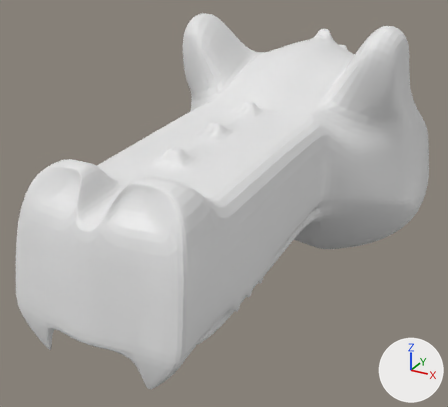
The Blender file Disseny de personatges i animacio/Personaje (Cocodrilo)/personaje.blend, before and after one commit.
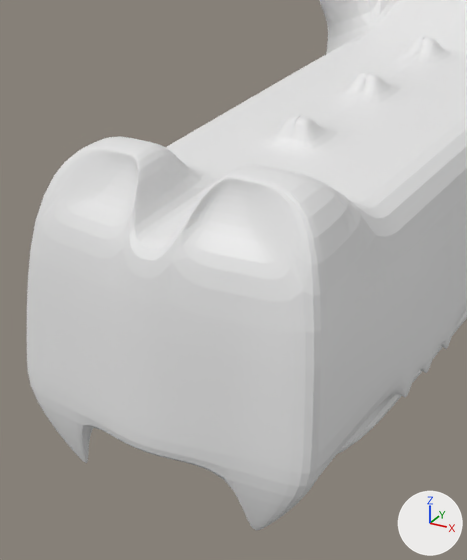
Each version is shown whole from a 50 mm camera at (0.642, -1.693, 4.856) aimed at (-0.085, -0.372, 4.196), then close up on the part from 0% to 61% of the width and 20% to 100% of the height. The lights are fixed; the arrows at lower right show +X, +Y and +Z.

In view in the first close-up: 'Roundcube.002'.
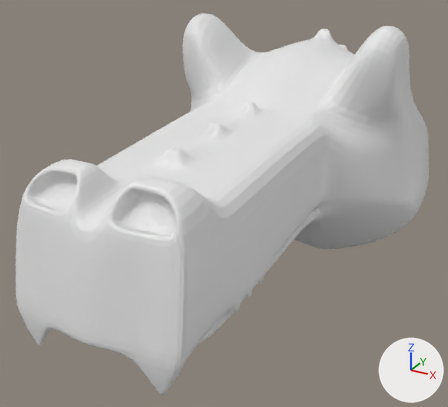
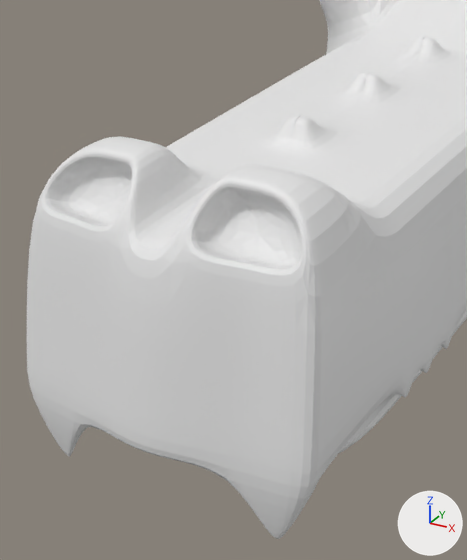
Pixel boxes [x1, y1, x2, y2] of what changed, in the close-ups (467 x 560 px; the box of a moved part takes in the faces that stretch with it):
'Roundcube.002', reshaped: before [27, 0, 467, 530]; after [27, 0, 467, 539]
part 1 of me_roundcube_002, built on: before [40, 150, 303, 302]; after [33, 149, 310, 306]
part 2 of me_roundcube_002, moved or reshaped: before [38, 402, 306, 530]; after [35, 401, 313, 539]

The change, as a diff of the scene's bpy script:
```diff
--- a/Disseny de personatges i animacio/Personaje (Cocodrilo)/personaje.blend.py
+++ b/Disseny de personatges i animacio/Personaje (Cocodrilo)/personaje.blend.py
@@ me_roundcube_002 @@
 # used by ob_roundcube_002; location = (0.0, 0.0, 4.23); scale = (0.527, 0.527, 0.527)
 # verts and faces of me_roundcube_002; kept vertices keep their numbers, new ones are numbered from 418
 # before: 303 (0.21, -1.91, -0.2), 304 (0.22, -1.91, -0.2), 305 (0.22, -1.9, -0.2), 306 (0.21, -1.9, -0.2), 396 (0.22, -1.91, -0.2)
 # before: 397 (0.22, -1.9, -0.2)
-me_roundcube_002.from_pydata(...)  # 418 vertices, 382 faces; spans x -0.01..0.69, y -1.97..0.95, z -0.52..0.87
+me_roundcube_002.from_pydata(...)  # 426 vertices, 388 faces; spans x -0.01..0.69, y -1.97..0.95, z -0.52..0.87
+# me_roundcube_002 part 1
+# 4 vertices are removed from x 0.05..0.19, y -1.84..-1.77, z 0.37..0.45
+# 9 faces are deleted
+# 4 vertices move from x 0.13..0.18, y -1.82..-1.77, z 0.37..0.45 to x 0.13..0.22, y -1.87..-1.79, z 0.36..0.46
+# 12 vertices are added at x 0.07..0.31, y -1.89..-1.74, z 0.32..0.46
+# 15 new faces join them
+# me_roundcube_002 part 2
+for i in [*range(303, 307), 396, 397]: verts[i] += (0.05, 0.0, 0.0)
```
